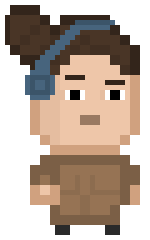
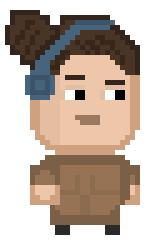
Layered file, before and after one edit (150x240). Changes by layer:
painted on "голова" over <box>5,5,140,155</box>
painted on "л. рука" over <box>35,170,55,200</box>
painted on "тело" over <box>40,155,130,210</box>
painted on "п. рука" over <box>130,175,135,195</box>
